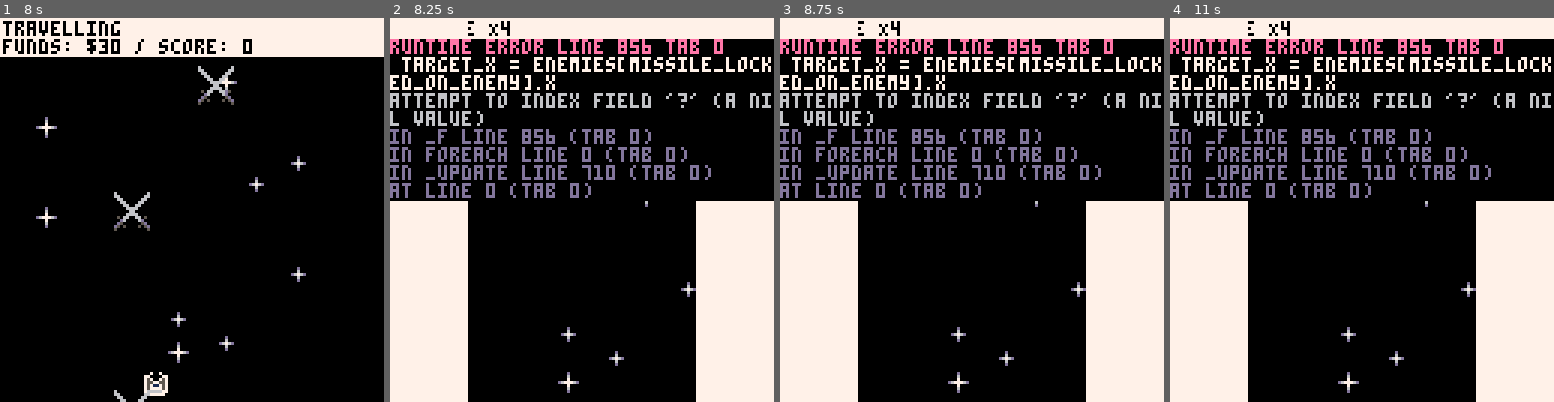
Above: before the commit, frames 1-4 (left to right).
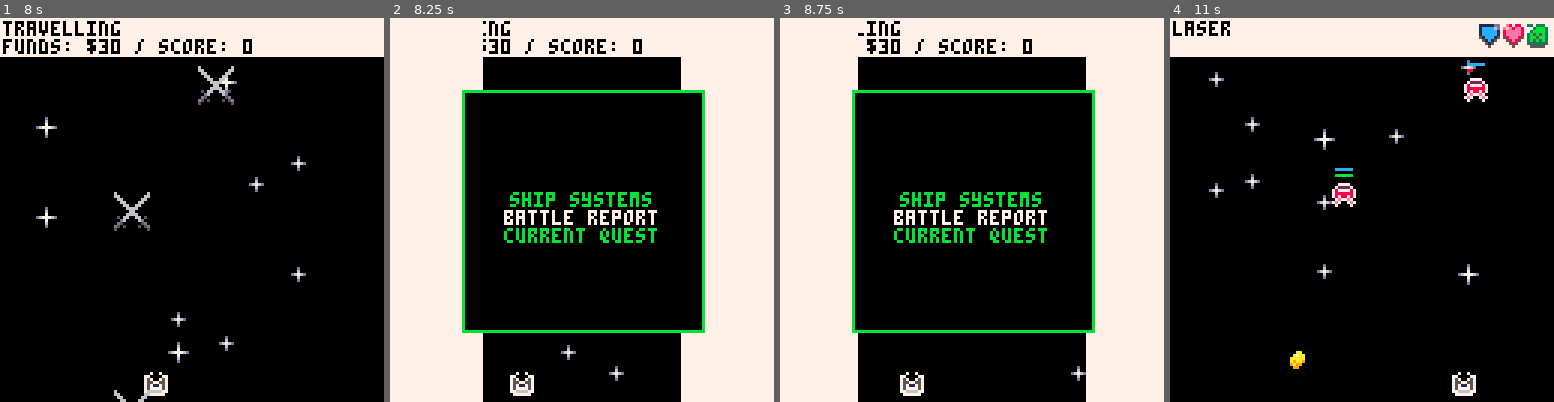
Above: after the commit, the same moments.

Repository: NinetiesPaul/Orion-s-Defender
Game: PICO-8 cartridge orionsdefender.p8
Same seed, same stepped clock (60 frames per second), same inputs: the game is played once before the commit and once after it.
Inputs:
- Up to frame 1 (8 s): tap O (Z key) at 0.33, 1.07, 2.22, 3.72, 5.22, 6.72 s; tap Down at 0.7 s; tap X (X key) at 1.43, 2.07, 2.82, 3.57, 4.32, 5.07, 5.82, 6.57, 7.32 s; hold Up 1.97-2.63 s; hold Right 2.68-3.02 s; hold Down 3.07-3.73 s; hold Left 3.78-4.12 s; hold Up 4.17-4.5 s; hold Left 4.55-5.05 s; hold Right 5.1-5.93 s; hold Up 5.98-6.65 s; hold Right 6.7-7.03 s; hold Down 7.08-7.75 s; hold Left from 7.8 s (still down)
- Up to frame 2 (8.25 s): tap X (X key) at 8.07 s; release Left at 8.13 s; hold Up from 8.18 s (still down); tap O (Z key) at 8.22 s
- Up to frame 3 (8.75 s): release Up at 8.52 s; hold Left from 8.57 s (still down)
- Up to frame 4 (11 s): tap X (X key) at 8.82, 9.57, 10.32 s; release Left at 9.07 s; hold Right 9.12-9.95 s; tap O (Z key) at 9.72 s; hold Up 10-10.67 s; hold Right from 10.72 s (still down)

Frame 1 is identical in both runs. In frame 2, 30% of the frame differs, in the area x 0-100%, y 0-100%; in frame 3, 28%; in frame 4, 37%.
Error before the commit: runtime error line 856 tab 0; target_x = enemies[missile_locked_on_enemy].x; attempt to index field '?' (a nil value)

Commit message:
feat: improvements on transitions

Diff:
--- a/orionsdefender.p8
+++ b/orionsdefender.p8
@@ -384,6 +384,8 @@
 	battle_started = false
 
 	transition_animation = false
+	hold_transition = false
+	skip_transition_hold = false
 	left_side = 0
 	right_side = 127
 	animation_direction = "in"
@@ -416,6 +418,7 @@
 	if (current_view == 1 or current_view == 2 or current_view == 6) foreach(stars, draw_star)
 	if (current_view == 1 or current_view == 2 and not transition_animation) spr(ship_spr,ship_x,ship_y)
 
+	draw_transition_animation()
 	if current_view == 1 then -- world
 		if (pirate_rep > 0) draw_threat()
 		foreach(encounters, draw_encounter)
@@ -546,18 +549,16 @@
 		foreach(explosions, draw_explosion)
 		foreach(warnings, print_warning)
 		if (count(warnings) == 0) foreach(enemies, create_enemy_bullet)
-		if (transition_animation) draw_transition_animation()
 	end
 
 	if current_view == 3 then -- rewards
-		draw_transition_animation()
 		print("victory!", 48,64, 0)
 		print("found " .. battle_rewards .. " scraps", 35,72, 0)
 		if (quest_ended_message) print(quest_ended_message, 35,78, 0)
 		if (stat(54) == 0) print("press z or x to continue", 18, 104, 0)
 	end
 
-	if current_view == 4 then -- shop
+	if current_view == 4 and not transition_animation then -- shop
 		i = 0
 		for item in all (shop_items) do
 			price = (pirate_store == false) and item.price or (item.name == "pirate_bribe") and item.price or ceil(item.price/2)
@@ -580,10 +581,9 @@
 	end
 
 	if current_view == 5 then -- gameover
-		print("game over",44,64)
-		if (player.health <= 0) print("you were destroyed",24,72)
-		if (player.fuel <= 0) print("you ran out of fuel",23,72)
-		print("press any key", 18, 104)
+		print("game over", 44, 64, 0)
+		print("final score:" .. score, 38, 70, 0)
+		print("press any key", 38, 82, 0)
 	end
 
 	if current_view == 6 then -- start
@@ -650,8 +650,8 @@
 	if current_view == 1 then -- world
 		if not pause_menu then
 			player.fuel -= fuel_comsumption
-			if (clock % 60 == 0) create_encounter()
-			if (player.fuel <= 0) current_view = 5
+			if (clock % 60 == 0 and not transition_animation) create_encounter()
+			if (player.fuel <= 0) transition_animation = true
 			foreach(encounters, move_encounter)
 			if (btnp(4)) pause_menu = true
 		else
@@ -716,11 +716,8 @@
 
 	if current_view == 3 then
 		if stat(54) == 0 then
-			if btnp(4) or btnp(5) then
-				scraps += battle_rewards
-				animation_direction = "out"
-				transition_animation = true
-				quest_ended_message = false
+			if btnp(4) or btnp(5) and not transition_animation then
+				resume_transition()
 			end
 		end
 	end
@@ -742,10 +739,6 @@
 		if (help_text_y < -210) help_text_y = -210
 	end
 
-	if current_view != 1 then
-		encounters = {}
-	end
-
 	-- music control
 
 	if current_view == 6 or current_view == 7 or current_view == 1 then
@@ -780,7 +773,7 @@
 		foreach(stars, move_star)
 	end
 
-	if (current_view == 2 or current_view == 3) update_transition_animation()
+	update_transition_animation()
 end
 
 function create_stars()
@@ -812,8 +805,10 @@
 end
 
 function draw_transition_animation()
-	rectfill(0, 0, left_side, 128, 7)
-	rectfill(127, 0, right_side, 128, 7)
+	if transition_animation or hold_transition then
+		rectfill(0, 0, left_side, 128, 7)
+		rectfill(127, 0, right_side, 128, 7)
+	end
 end
 
 function update_transition_animation()
@@ -823,25 +818,34 @@
 			left_side += 5
 
 			if right_side < 64 and left_side > 64 then
-				if battle_started and count(explosions) == 0 and count(enemies) == 0 then
-					transition_animation = false
-					current_view = 3
-				else
-					animation_direction = "out"
-				end
+				transition_animation = false
+				hold_transition = true
+
+				if (battle_started and count(explosions) == 0 and count(enemies) == 0) current_view = 3
+				if (player.fuel <= 0 or player.health <= 0) current_view = 5
+				if (skip_transition_hold != false) resume_transition()
 			end
 		else
 			right_side += 5
 			left_side -= 5
 
 			if right_side > 127 and left_side < 0 then
-				reset_transition_animation()
 				transition_animation = false
-
-				if (current_view == 3) reset() current_view = 1
+				hold_transition = false
+				animation_direction = "in"
+
+				if (current_view == 3) scraps += battle_rewards current_view = 1 reset()
+				if (current_view == 5) _init()
+				if (skip_transition_hold != false) current_view = skip_transition_hold skip_transition_hold = false
 			end
 		end
 	end
+end
+
+function resume_transition()
+	animation_direction = "out"
+	transition_animation = true
+	hold_transition = false
 end
 
 function reset_transition_animation()
@@ -1136,8 +1140,8 @@
 end
 
 function restart_from_gameover()
-	if btnp(4) or btnp(5) then
-		_init()
+	if btnp(4) or btnp(5) and not transition_animation then
+		resume_transition()
 	end
 end
 -->8
@@ -1147,7 +1151,7 @@
 	random_factor = rnd()
 	quest_random_factor = (current_quest == 0) and 0.75 or 0.95
 	type = (random_factor <= 0.6) and 1 or (random_factor <= quest_random_factor) and 2 or 3
-	pirate_shop = (type == 2 and rnd() <= 0.3) and true or false
+	local pirate_shop = (type == 2 and rnd() <= 0.3) and true or false
 	if (type == 3 and current_quest == 1) type = 1
 
 	local encounter = {}
@@ -1156,8 +1160,9 @@
 	encounter.type = type
 	encounter.animate = false
 	encounter.sprite = encounters_spr[type]
-	encounter.skull_y = (pirate_shop) and encounter.y + 4 or pirate_shop
-	encounter.skull_x = (pirate_shop) and encounter.x - 4 or pirate_shop
+	encounter.pirate_shop = pirate_shop
+	encounter.skull_y = encounter.y + 4
+	encounter.skull_x = encounter.x - 4
 	encounter.move_skull_left = true
 	encounter.clock = 0
 	encounter.quest_type = rnd({1, 2})
@@ -1169,14 +1174,14 @@
 	if (e.escort_destination and e.type == 3) pal(5,3) pal(6,11)
 	spr(e.sprite,e.x, e.y, 2, 2)
 	pal()
-	if (e.skull_y) spr(045, e.skull_x, e.skull_y)
+	if (e.pirate_shop) spr(045, e.skull_x, e.skull_y)
 end
 
 function move_encounter(e)
 	e.clock += 1
 	e.y += 1
 
-	if e.skull_y then
+	if e.pirate_shop then
 		e.skull_y += 1
 		if e.move_skull_left then
 			e.skull_x += 1
@@ -1191,13 +1196,19 @@
 	e.x <= ship_x+10 and
 	e.y >= ship_y-8 and
 	e.y <= ship_y+10 then
-		del(encounters,e)
+		encounters = {}
 		if e.type == 1 then
+			skip_transition_hold = 2
 			transition_animation = true
-			current_view = 2
 		elseif e.type == 2 then
-			current_view = 4
-			if (e.skull_y) pirate_store = true
+			shop_last_bought = ""
+			pirate_store = false
+			shop_selector = 1
+			shop_items = {}
+
+			skip_transition_hold = 4
+			pirate_store = (e.pirate_shop) and true or false
+			transition_animation = true
 		else
 			show_quest_prompt(e.quest_type)
 		end
@@ -1522,7 +1533,7 @@
 			player.armor-=eb.damage
 			if (player.armor < 0) player.armor = 0
 		end
-		if (player.health <= 0) current_view = 5
+		if (player.health <= 0) transition_animation = true
 	end
 end
 
@@ -1722,11 +1733,8 @@
 
 	if btnp(5) then
 		sfx(00)
-		shop_items = {}
-		current_view = 1
-		shop_last_bought = ""
-		pirate_store = false
-		shop_selector = 1
+		skip_transition_hold = 1
+		transition_animation = true
 	end
 end
 
